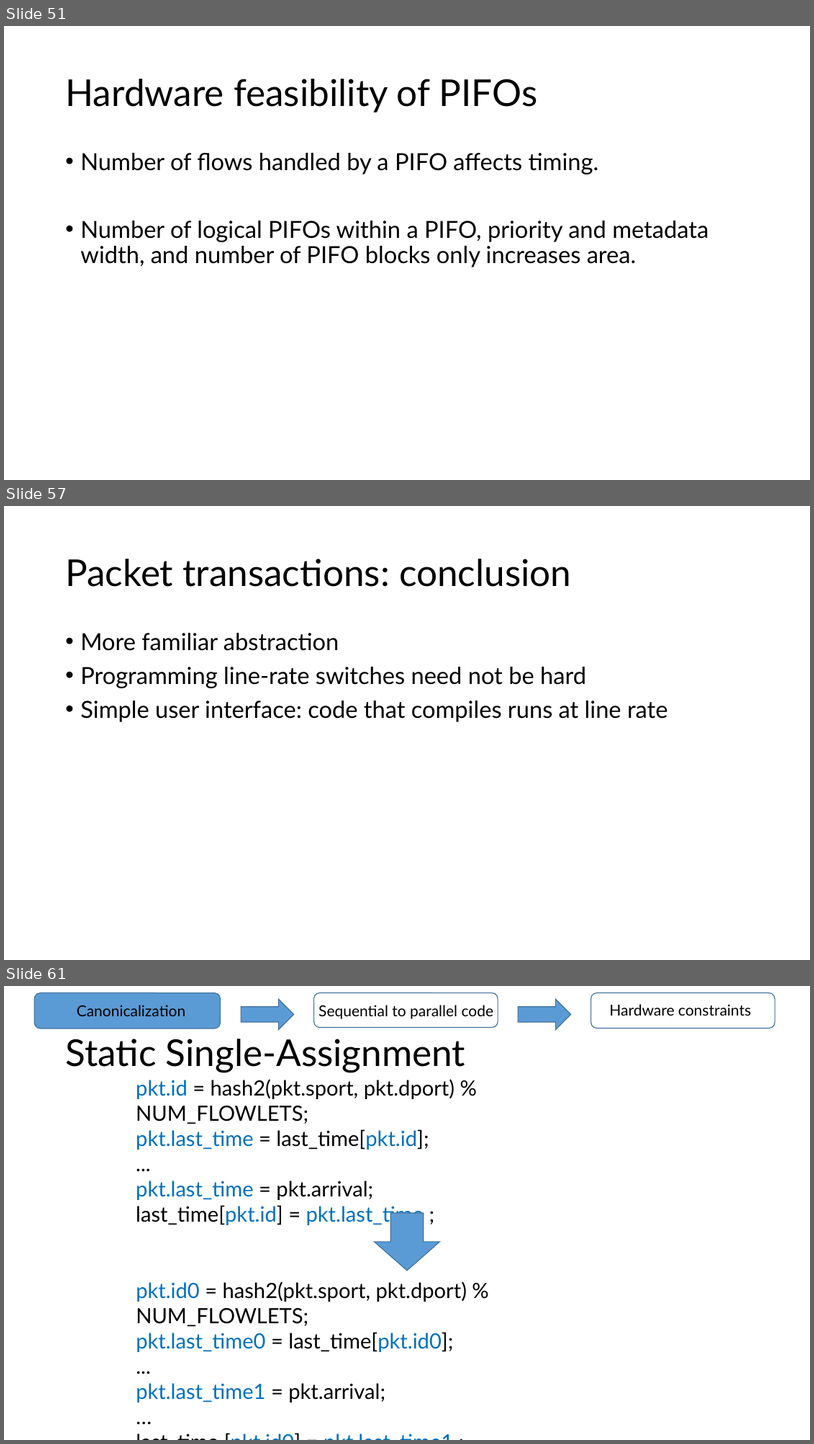
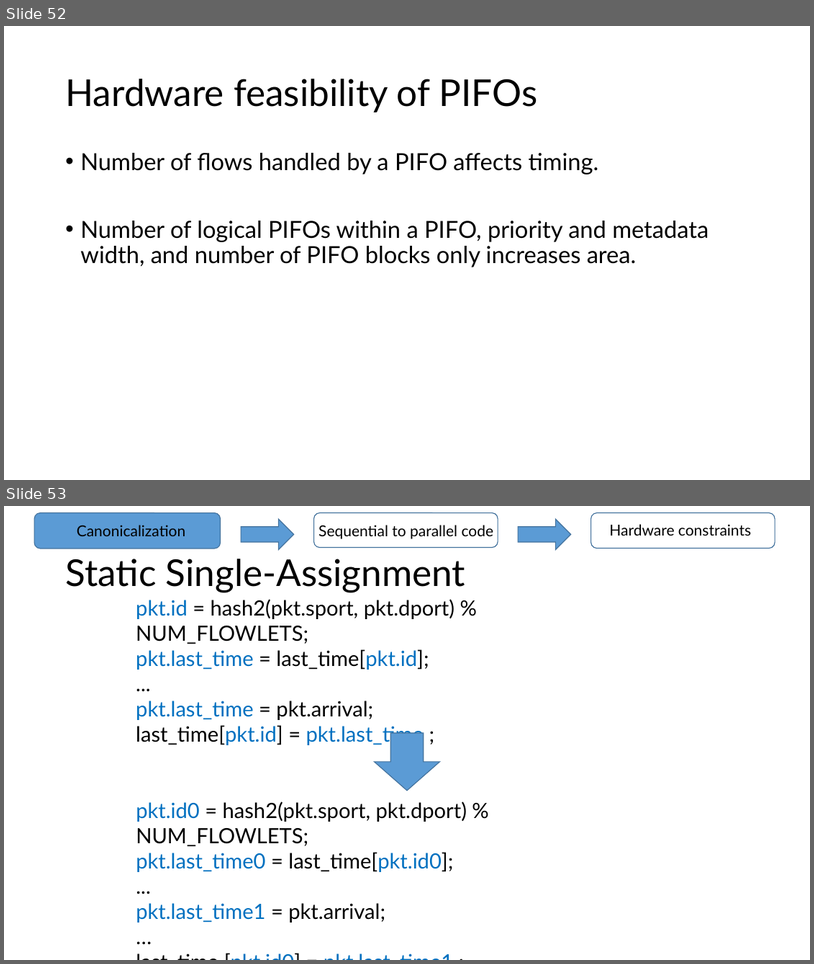
Before and after one commit to anirudhSK/pifo-domino-marple-ppts, a slide deck: combined_domino_pifo.pptx. Shown one above the other, each under a label of ours: slides 51, 57 and 61 before the commit, slides 52 and 53 after it; the slides between them are not shown. The pictures are 814x1444 and 814x964 pixels, drawn with LibreOffice and Linux fonts; fonts in the diff are those of the drawing. Boxes give left, top, right and bottom in pixels: in the first picture for what was removed or moved away, otherwise in the second. Text is boxed around its words. In the diff, an @@ line names an element or a change of style, - is before the commit and + after.

```diff
--- a/combined_domino_pifo.pptx
+++ b/combined_domino_pifo.pptx
@@ slide 57 removed at box(4, 506, 810, 960), background #FFFFFF @@
@@ title removed at box(65, 559, 571, 587) @@
-Packet transactions: conclusion
@@ text removed at box(80, 633, 668, 722) @@
-• More familiar abstraction
-• Programming line-rate switches need not be hard
-• Simple user interface: code that compiles runs at line rate
@@ what was slide 51 is now slide 52 @@
@@ what was slide 61 is now slide 53 @@
```
Also in this commit, not shown: 4 slides added, 13 other slides removed.
